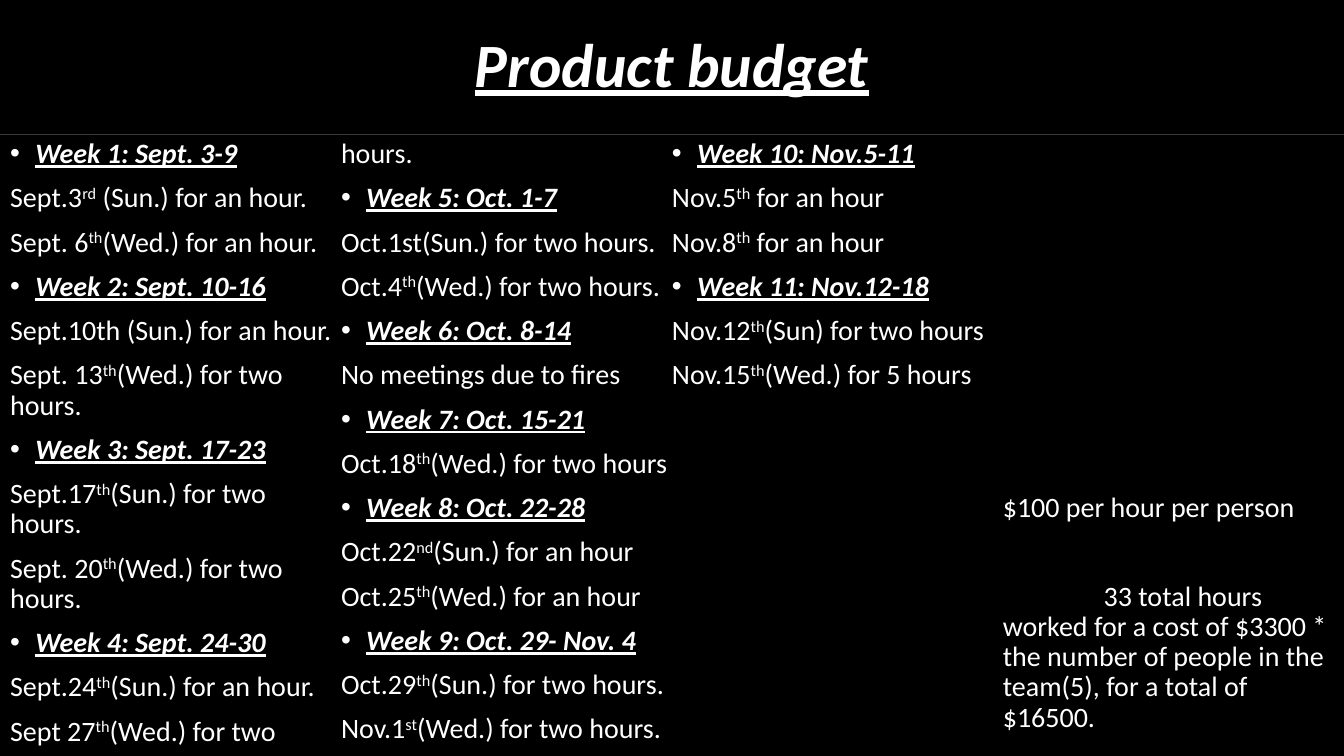
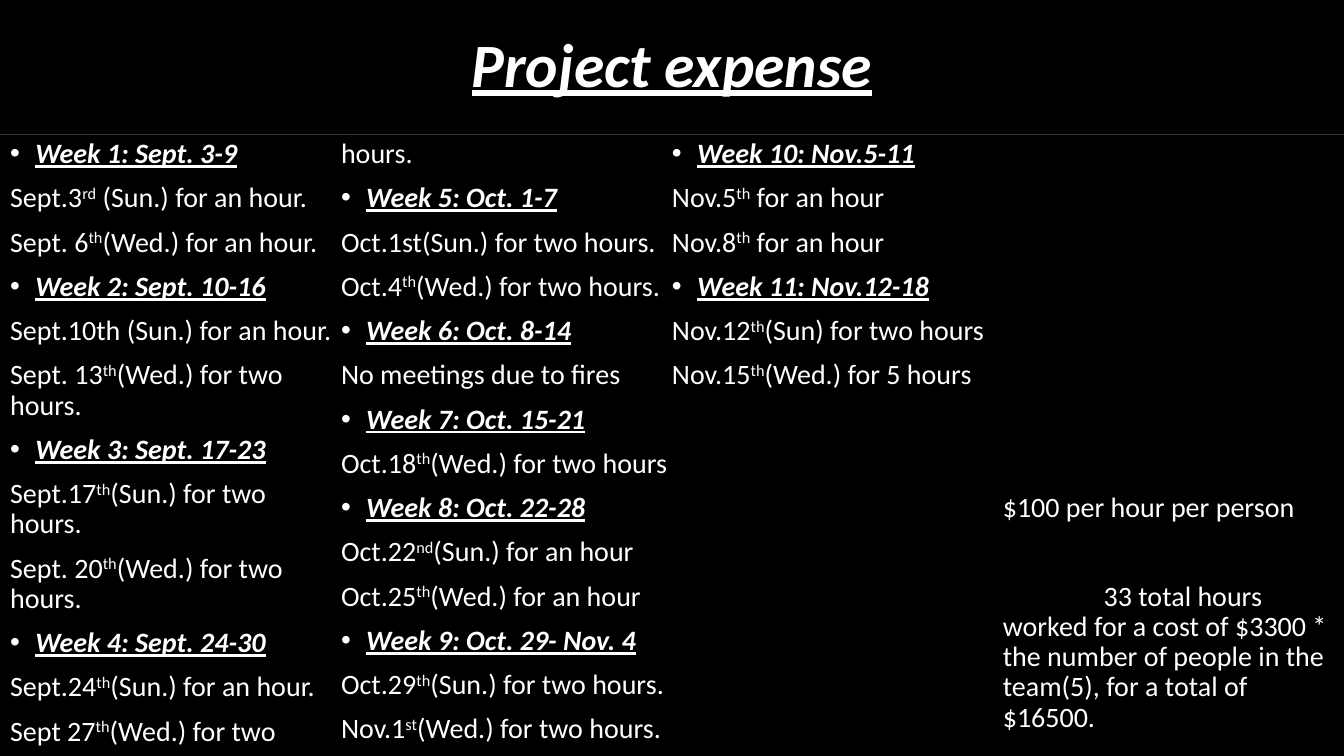
Before and after one commit to boylerft/ScumMasters, a slide deck: slide 5 of NuAudio presentation (2).pptx (slide 7 before the commit). Drawn at 1344x756 pixels with LibreOffice and Linux fonts; fonts in the diff are those of the drawing. Boxes give left, top, right and bottom in pixels: in the first picture for what was removed or moved away, otherwise in the second. Text is boxed around its words. In the diff, an @@ line names an element or a change of style, - is before the commit and + after.

```diff
--- a/NuAudio presentation (2).pptx
+++ b/NuAudio presentation (2).pptx
@@ title at (x1=472, y1=43, x2=872, y2=98): text changed @@
-Product budget
+Project expense
```
Also in this commit, not shown: 4 other slides changed.
